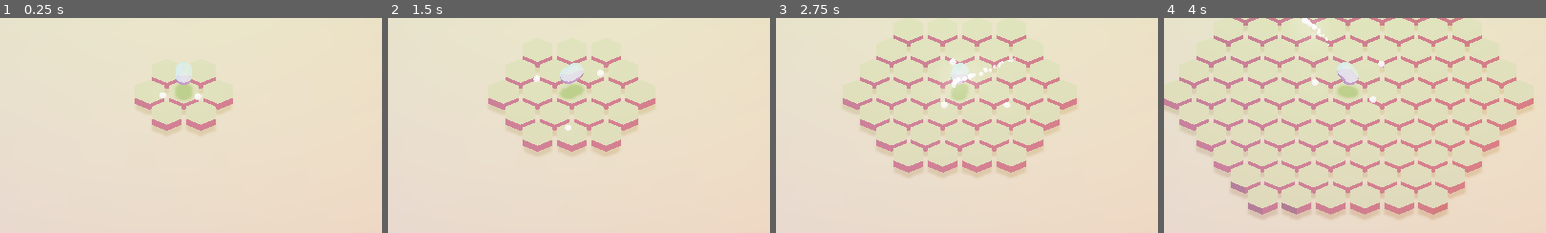
Above: before the commit, frames 1-4 (left to right).
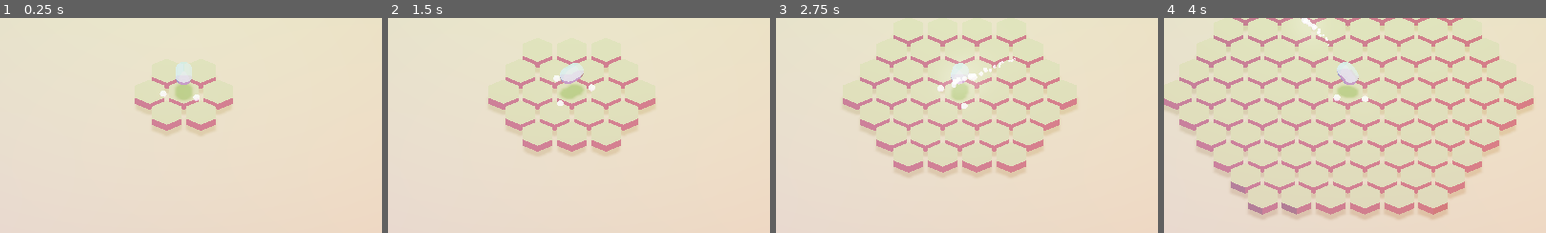
Above: after the commit, the same moments.

Repository: Trixxo/3dpix
Game: Godot game, scene res://Main.tscn
The game is run twice, just before and just after one commit, with the same random seed, the same clock (stepped at 60 frames per second) and the same inputs.
Inputs (mouse positions are % of the whole screen's width and height, from its top left):
- Up to frame 1 (0.25 s): no input
- Up to frame 2 (1.5 s): tap Enter at 0.5 s; move the mouse to (72, 45) at 0.52 s; press the mouse at (72, 45) at 0.53 s; tap Space at 0.77 s; move the mouse to (30, 55) at 1.27 s; release the mouse at (30, 55) at 1.28 s; click (30, 55) at 1.35 s
- Up to frame 3 (2.75 s): tap Space at 1.52 s; move the mouse to (60, 28) at 2.02 s; press the mouse at (60, 28) at 2.03 s
- Up to frame 4 (4 s): move the mouse to (45, 70) at 2.77 s; release the mouse at (45, 70) at 2.78 s; click (45, 70) at 2.85 s; tap Space at 3.02, 3.77 s; move the mouse to (80, 65) at 3.52 s; press the mouse at (80, 65) at 3.53 s
The pictures show only the part of the screen within x 26-76%, y 32-82%; the shares and areas given below are measured in that part.

The runs differ from the first frame. In frame 1, less than 0.1% of the frame differs, in the area x 41-53%, y 33-39%; in frame 2, 0.3%, in the area x 38-57%, y 24-53%; in frame 3, 0.2%; in frame 4, 0.2%.

Commit message:
spawn new experience sentinels when tower built

Diff:
--- a/Experience/ExperienceSentinel.gd
+++ b/Experience/ExperienceSentinel.gd
@@ -14,7 +14,8 @@
 
 # Called when the node enters the scene tree for the first time.
 func _ready():
-    rand_dir = [-1, 1][randi()%2]
+    add_to_group("experience_sentinels")
+    rand_dir = [-1, 1][randi()%2] * (randf() + 0.2)
 
 
 # Called every frame. 'delta' is the elapsed time since the previous frame.
--- a/ExperienceSentinelChild.gd
+++ b/ExperienceSentinelChild.gd
@@ -13,7 +13,7 @@
 # Called when the node enters the scene tree for the first time.
 func _ready():
     dir = transform.origin.normalized()
-    rand_dist = randi() % 9 + 8
+    rand_dist = randi() % 2 + 6
 
 # Called every frame. 'delta' is the elapsed time since the previous frame.
 func _process(dt):
--- a/HexGrid/HexGrid.gd
+++ b/HexGrid/HexGrid.gd
@@ -63,7 +63,6 @@
     gon.tower_type = new_tower_type
 
     Towers.apply_tower_effect(new_tower_type)
-    $'/root/Node2D/MainTower'.on_new_tower()
 
     # reset state for selecting hexagon to build
     building_preview = null
--- a/MainTower/MainTower.gd
+++ b/MainTower/MainTower.gd
@@ -1,6 +1,7 @@
 extends Spatial
 
 var cube_projectile_scene = preload("res://Projectile/Projectile.tscn")
+var experience_sentinel_scene = preload("res://Experience/ExperienceSentinel.tscn")
 var target_velocity
 var _timer
 var attack_speed = GlobalVars.attack_speed
@@ -13,6 +14,9 @@
 func _ready():
     origin_transform = transform
     origin_rotation = transform.basis
+
+    GlobalVars.connect('update', self, '_global_vars_updated')
+
     _timer = Timer.new()
     add_child(_timer)
 
@@ -25,7 +29,14 @@
     if target_velocity != null:
         transform.basis = Basis(interpolate_quat(target_velocity, dt).get_euler())
 
-func on_new_tower():
+func _global_vars_updated():
+    var existing_sentinels = get_tree().get_nodes_in_group("experience_sentinels").size()
+    var sentinels_to_spawn = GlobalVars.experience_sentinels - existing_sentinels
+    for i in range(sentinels_to_spawn):
+        var experience_sentinel = experience_sentinel_scene.instance()
+        experience_sentinel.transform.origin.y = 1
+        get_tree().get_root().add_child(experience_sentinel)
+
     _timer.set_wait_time(1.0 / GlobalVars.attack_speed)
 
 func instance_cube():
@@ -41,7 +52,6 @@
 
         yield(self, 'finished_interpolation')
         get_tree().get_root().add_child(cube)
-
 
 func interpolate_quat(target, dt):
     var origin_quat = Quat(origin_rotation)
--- a/Tower/CubeTower.tscn
+++ b/Tower/CubeTower.tscn
@@ -4,6 +4,7 @@
 
 [sub_resource type="SpatialMaterial" id=2]
 resource_local_to_scene = true
+flags_transparent = true
 params_diffuse_mode = 4
 params_specular_mode = 3
 albedo_color = Color( 0.964706, 0.470588, 0.780392, 1 )
--- a/Tower/Towers.gd
+++ b/Tower/Towers.gd
@@ -30,7 +30,7 @@
         Type.Prism:
             GlobalVars.attack_speed += 0.2
             return
-        Type.Prism:
+        Type.ThreeSpheres:
             GlobalVars.experience_sentinels += 1
             return
 
